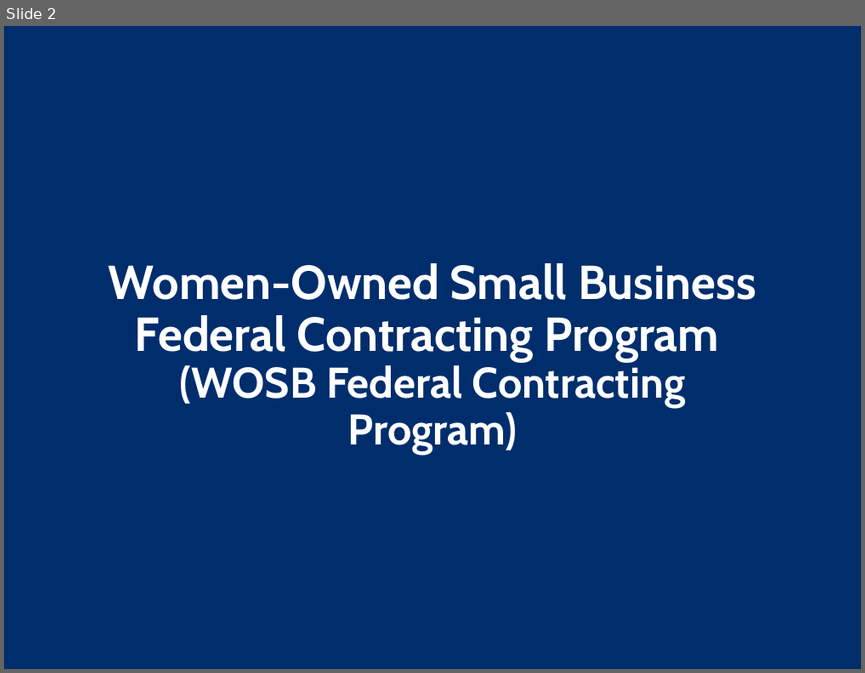
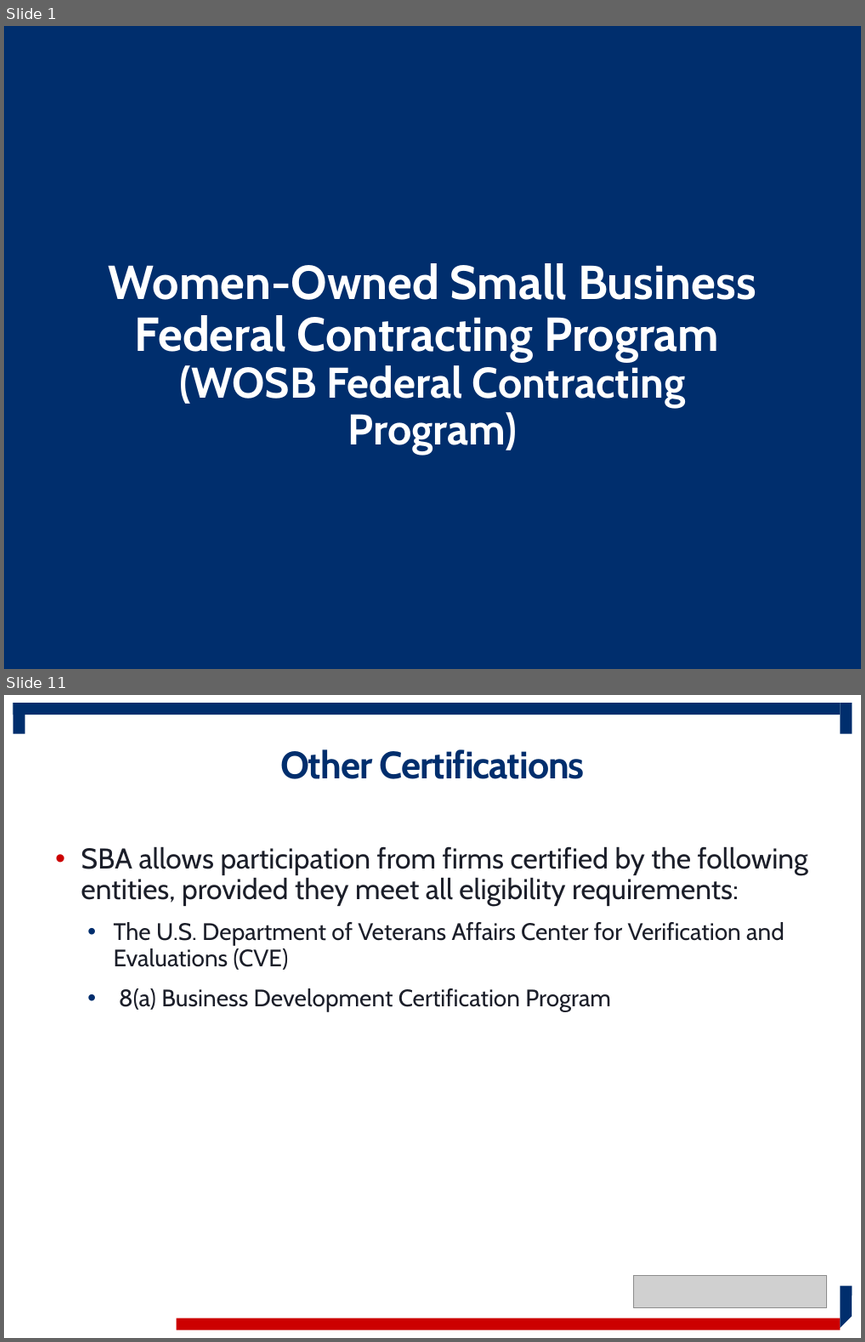
Before and after one commit to USSBA/brand, a slide deck: assets/sba/resource-partners/WOSB-ProgramOverview.pptx. Shown one above the other, each under a label of ours: slide 2 before the commit, slides 1 and 11 after it; the slides between them are not shown. The pictures are 865x673 and 865x1342 pixels, drawn with LibreOffice and Linux fonts; fonts in the diff are those of the drawing; grey boxes stand for pictures; background and template pictures are left out. Boxes give left, top, right and bottom in pixels: in the first picture for what was removed or moved away, otherwise in the second. Text is boxed around its words. In the diff, an @@ line names an element or a change of style, - is before the commit and + after.

```diff
--- a/assets/sba/resource-partners/WOSB-ProgramOverview.pptx
+++ b/assets/sba/resource-partners/WOSB-ProgramOverview.pptx
@@ slide 11 added at bbox=[4, 695, 861, 1338], background #FFFFFF @@
@@ rectangle added at bbox=[13, 703, 840, 715], fill #002E6D @@
@@ rectangle added at bbox=[13, 703, 25, 733], fill #002E6D @@
@@ rectangle added at bbox=[840, 703, 852, 733], fill #002E6D @@
@@ title added at bbox=[280, 749, 584, 779], 32 pt, text #002E6D, bold @@
+Other Certifications
@@ text added at bbox=[81, 846, 808, 1011], 20 pt, text #1B1E29 @@
+• SBA allows participation from firms certified by the following entities, provided they meet all eligibility requirements:
+    • The U.S. Department of Veterans Affairs Center for Verification and Evaluations (CVE)
+    • 8(a) Business Development Certification Program
@@ picture added at bbox=[634, 1275, 827, 1307] @@
@@ freeform shape added at bbox=[840, 1286, 852, 1327], fill #002E6D @@
@@ rectangle added at bbox=[176, 1317, 840, 1329], fill #CC0000 @@
@@ what was slide 2 is now slide 1 @@
```
Also in this commit, not shown: 14 slides changed, 20 other slides added, 7 slides removed, 1 other file.
